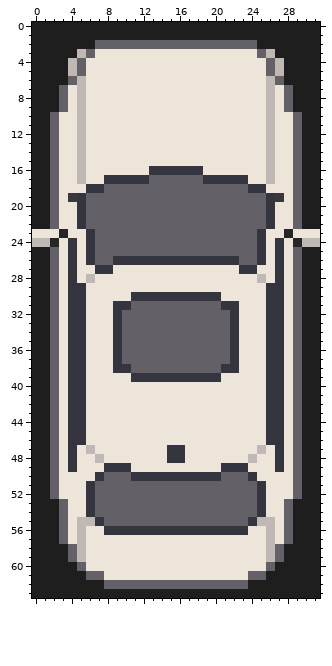
One commit to this pixel-art sprite: testdata/car.png. This is how it looked before the edit.
The file is 32x64 pixels. Colours within 5 levels of each other are drawn and written as one.
The same view after the edit:
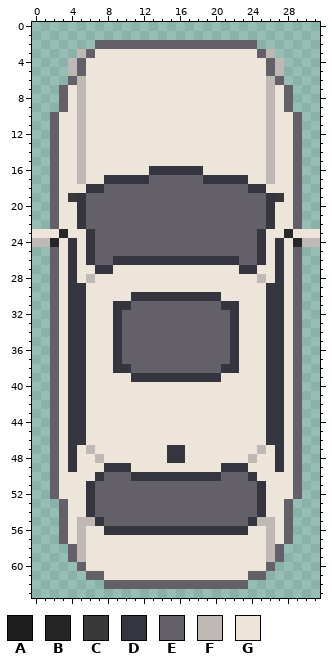
Palette (. is transparent): A #1e1e1e  B #262626  C #393939  D #353540  E #636167  F #bfb8b4  G #ede4da
Edits made:
Colour A is gone in rows 0 to 1 at x 0 to 31; in row 2 at x 0 to 6 and 25 to 31; in row 3 at x 0 to 4 and 27 to 31; in rows 4 to 6 at x 0 to 3 and 28 to 31; in rows 7 to 9 at x 0 to 2 and 29 to 31; in rows 10 to 22 at x 0 to 1 and 30 to 31.
Colour A is gone in rows 25 to 52 at x 0 to 1 and 30 to 31; in rows 53 to 57 at x 0 to 2 and 29 to 31; in rows 58 to 59 at x 0 to 3 and 28 to 31; in row 60 at x 0 to 4 and 27 to 31; in row 61 at x 0 to 5 and 26 to 31; in row 62 at x 0 to 7 and 24 to 31.
Colour A is gone in row 63 at x 0 to 31.
